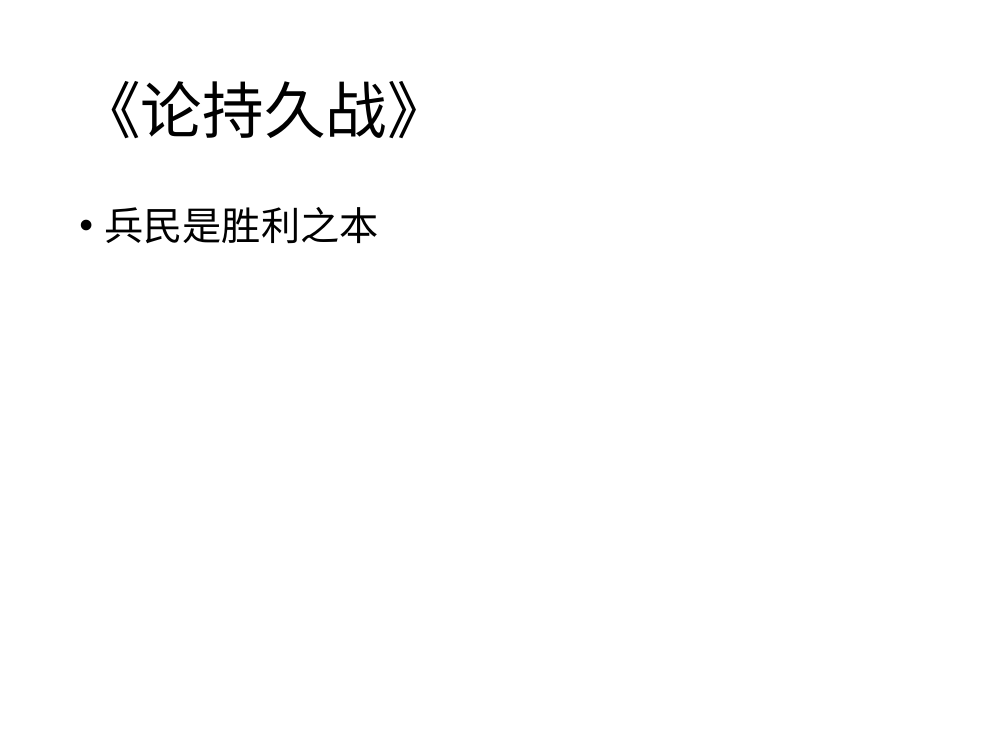
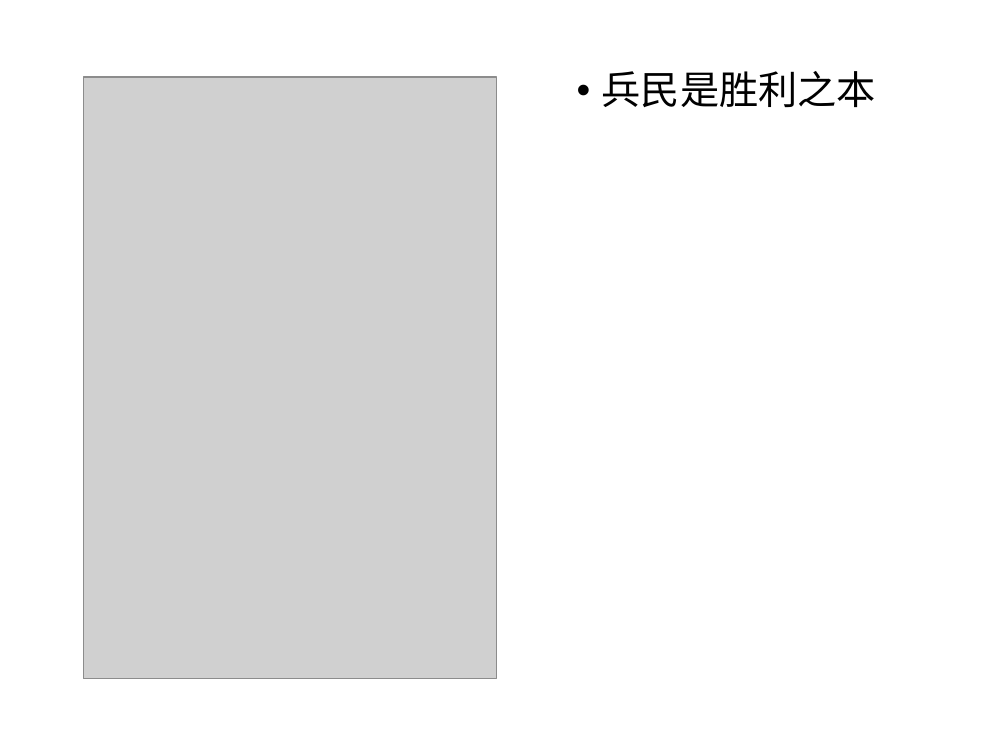
Before and after one commit to 117503445/history-ppt, a slide deck: slide 14 of 近代史张都铭小组.pptx (slide 7 before the commit). Drawn at 1008x756 pixels with LibreOffice and Linux fonts; fonts in the diff are those of the drawing; grey boxes stand for pictures; background and template pictures are left out. Boxes give left, top, right and bottom in pixels: in the first picture for what was removed or moved away, otherwise in the second. Text is boxed around its words. In the diff, an @@ line names an element or a change of style, - is before the commit and + after.

```diff
--- a/近代史张都铭小组.pptx
+++ b/近代史张都铭小组.pptx
@@ title removed at (x1=79, y1=81, x2=449, y2=138) @@
-《论持久战》
@@ picture added at (x1=83, y1=77, x2=496, y2=678) @@
@@ text "兵民是胜利之本" moved from (x1=105, y1=207, x2=379, y2=244) to (x1=602, y1=71, x2=876, y2=108) @@
@@ text "兵民是胜利之本" at (x1=602, y1=71, x2=876, y2=108): font Calibri to Noto Sans CJK JP @@
```
Also in this commit, not shown: 13 other slides changed, 12 slides added, 2 other files.
